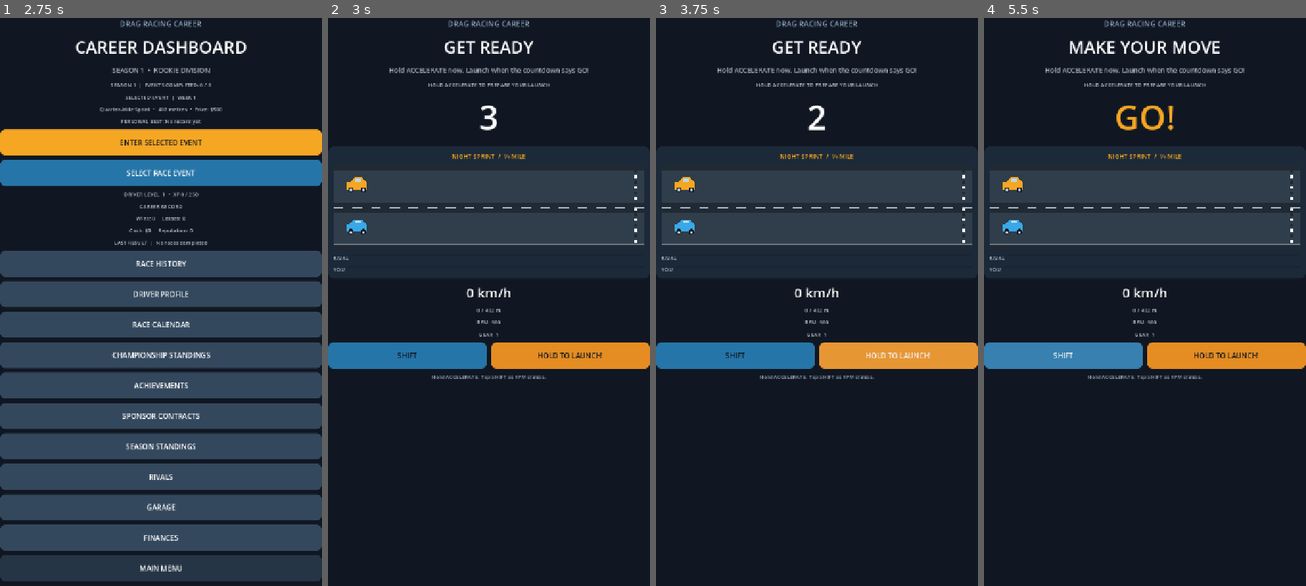
Above: before the commit, frames 1-4 (left to right).
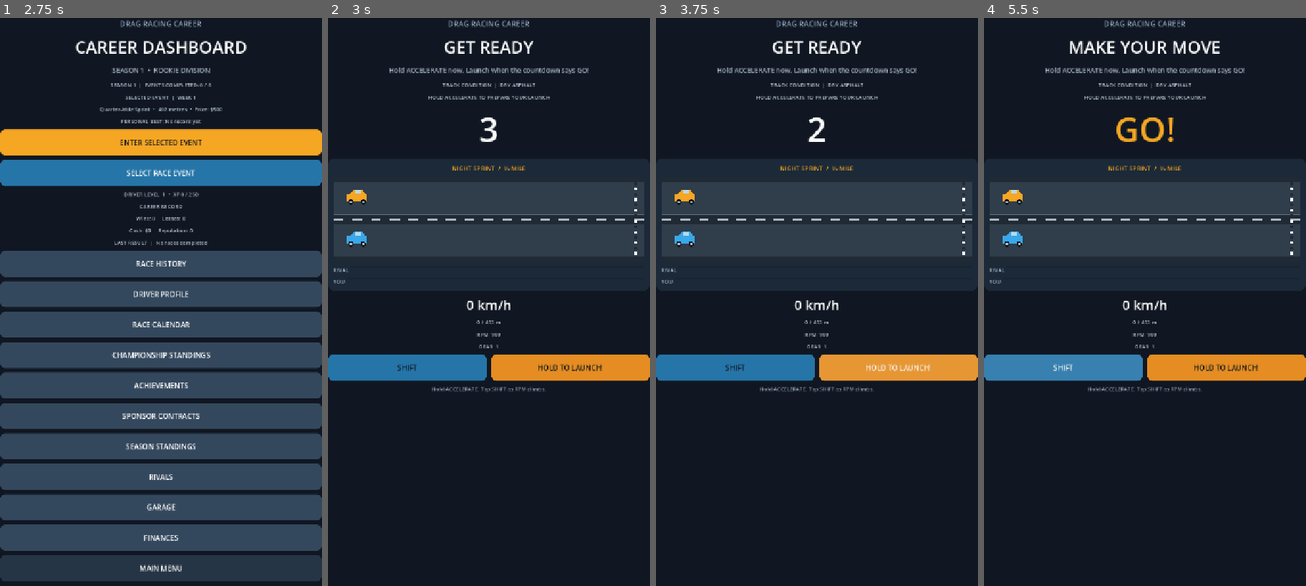
Above: after the commit, the same moments.

Repository: gleeshyyy/-Drag-Racing-Career
Game: Godot game, scene res://main.tscn
The game is run twice, just before and just after one commit, with the same random seed, the same clock (stepped at 60 frames per second) and the same inputs.
Inputs:
- Up to frame 1 (2.75 s): click "CAREER MODE" at 0.5 s; click "RACE HISTORY" at 1.25 s; click "BACK TO CAREER" at 2 s
- Up to frame 2 (3 s): click "ENTER SELECTED EVENT" at 2.75 s
- Up to frame 3 (3.75 s): click "HOLD TO LAUNCH!" at 3.5 s
- Up to frame 4 (5.5 s): click "HOLD TO LAUNCH!" at 4.25 s; click "SHIFT" at 5 s

Frame 1 is identical in both runs. In frame 2, 7.1% of the frame differs, in the area x 0-100%, y 11-66%; in frame 3, 7.1%; in frame 4, 7.5%.

Commit message:
Add dynamic track conditions and tyre grip effects

Diff:
--- a/main.gd
+++ b/main.gd
@@ -62,6 +62,9 @@
 var race_time := 0.0
 var race_top_speed := 0.0
 var last_top_speed_record := false
+var race_track_condition := "DRY ASPHALT"
+var player_grip_multiplier := 1.0
+var rival_grip_multiplier := 1.0
 var personal_bests: Dictionary = {}
 var personal_top_speeds: Dictionary = {}
 var race_history: Array = []
@@ -135,12 +138,12 @@
 	shift_cooldown = maxf(0.0, shift_cooldown - delta)
 	if throttle_down:
 		var gear_factor := 1.0 + float(gear - 1) * 0.025
-		player_speed = minf(car_max_speed * gear_factor, player_speed + car_acceleration * gear_factor * delta)
+		player_speed = minf(car_max_speed * gear_factor, player_speed + car_acceleration * player_grip_multiplier * gear_factor * delta)
 		rpm = minf(7600.0, rpm + 3900.0 * delta)
 	else:
 		player_speed = maxf(0.0, player_speed - 4.0 * delta)
 		rpm = maxf(900.0, rpm - 1800.0 * delta)
-	rival_speed = minf(rival_target_speed, rival_speed + rival_acceleration * delta)
+	rival_speed = minf(rival_target_speed, rival_speed + rival_acceleration * rival_grip_multiplier * delta)
 	race_top_speed = maxf(race_top_speed, player_speed)
 	player_distance += player_speed / 3.6 * delta
 	rival_distance += rival_speed / 3.6 * delta
@@ -653,6 +656,7 @@
 			body += "%d. %s  |  %s\n" % [index + 1, str(entry.get("result", "UNKNOWN")), str(entry.get("event", "Race"))]
 			body += "Opponent: %s  •  Time: %.2f sec\n" % [str(entry.get("opponent", "Unknown")), float(entry.get("time", 0.0))]
 			body += "Top speed: %d km/h\n" % int(entry.get("top_speed", 0.0))
+			body += "Track: %s\n" % str(entry.get("condition", "Unknown"))
 			body += "Distance: %d m  •  Prize: $%s  •  %s\n" % [int(entry.get("distance", 0)), str(entry.get("prize", 0)), str(entry.get("mode", "Career"))]
 			body += "%s\n\n" % str(entry.get("date", ""))
 	_show_subpage("RACE HISTORY", body, "BACK TO CAREER")
@@ -963,6 +967,30 @@
 	back_button.pressed.connect(_show_menu)
 	section_panel.add_child(back_button)
 
+func _roll_track_condition() -> void:
+	var roll := randi_range(1, 100)
+	var base_grip := 1.0
+	if roll <= 20:
+		race_track_condition = "PREPPED ASPHALT"
+		base_grip = 1.08
+	elif roll <= 65:
+		race_track_condition = "DRY ASPHALT"
+		base_grip = 1.0
+	elif roll <= 85:
+		race_track_condition = "DAMP TRACK"
+		base_grip = 0.90
+	else:
+		race_track_condition = "WET TRACK"
+		base_grip = 0.78
+	var upgrades: Dictionary = car_upgrades.get(active_car, {})
+	var tyre_level := int(upgrades.get("Tyres", 0))
+	var tyre_protection := float(tyre_level) * 0.025
+	player_grip_multiplier = base_grip
+	if base_grip < 1.0:
+		player_grip_multiplier = minf(1.0, base_grip + tyre_protection)
+	rival_grip_multiplier = base_grip
+
+
 func _start_race() -> void:
 	if race_countdown_active:
 		return
@@ -990,6 +1018,7 @@
 	gear = 1
 	race_time = 0.0
 	race_top_speed = 0.0
+	_roll_track_condition()
 	throttle_down = false
 	if career_race:
 		rival_name = str(rival_names[(career_wins + career_losses) % rival_names.size()])
@@ -1014,6 +1043,7 @@
 	title_label.text = "GET READY"
 	status_label.text = "Hold ACCELERATE now. Launch when the countdown says GO!"
 	_clear_section()
+	_add_section_label("TRACK CONDITION  |  " + race_track_condition)
 	_add_section_label("HOLD ACCELERATE TO PREPARE YOUR LAUNCH")
 	var countdown_label := _large_label("3")
 	countdown_label.add_theme_font_size_override("font_size", 76)
@@ -1084,6 +1114,7 @@
 		"result": "WIN" if won else "LOSS",
 		"time": race_time,
 		"top_speed": race_top_speed,
+		"condition": race_track_condition,
 		"distance": int(race_distance),
 		"prize": race_prize,
 		"mode": "Career" if was_career_race else "Quick Race",
@@ -1132,6 +1163,7 @@
 	_add_section_label("OPPONENT  |  " + rival_name)
 	_add_section_label("YOUR TIME  |  %.2f seconds" % race_time)
 	_add_section_label("TOP SPEED  |  %d km/h%s" % [int(race_top_speed), "  •  NEW RECORD!" if last_top_speed_record else ""])
+	_add_section_label("TRACK CONDITION  |  " + race_track_condition)
 	_add_section_label("DISTANCE  |  %d metres" % int(race_distance))
 	_add_section_label("PRIZE MONEY  |  $%s" % str(race_reward if was_career_race and won else 0))
 	if was_career_race:
